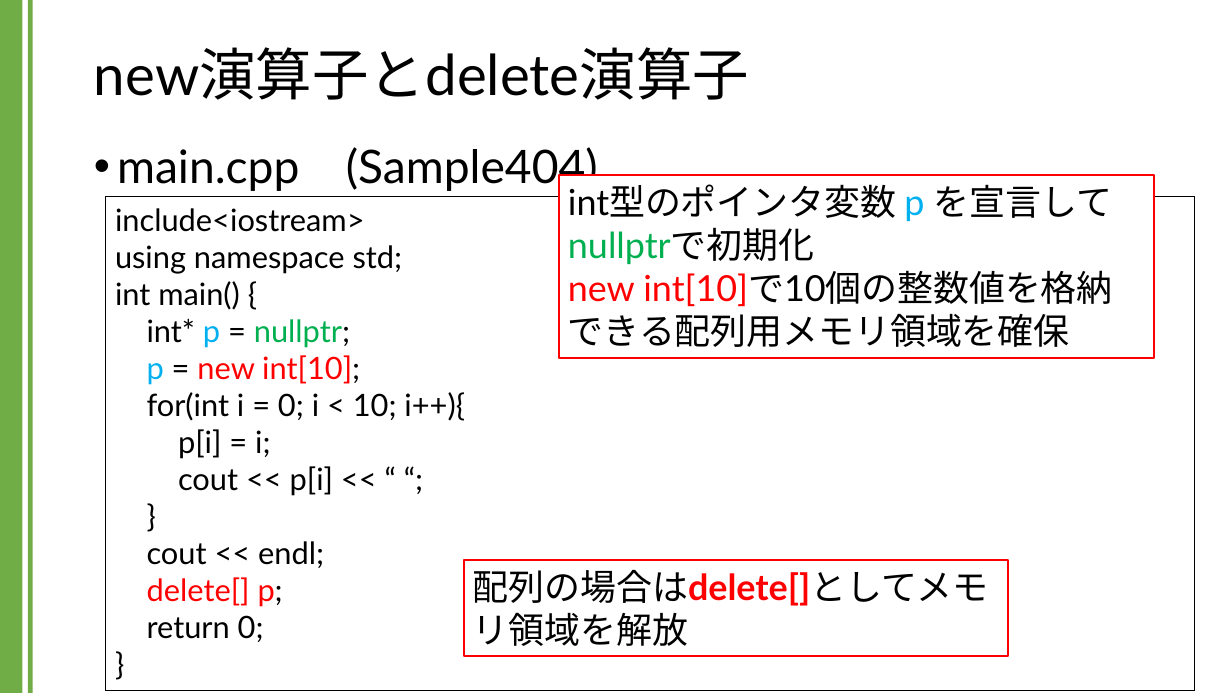
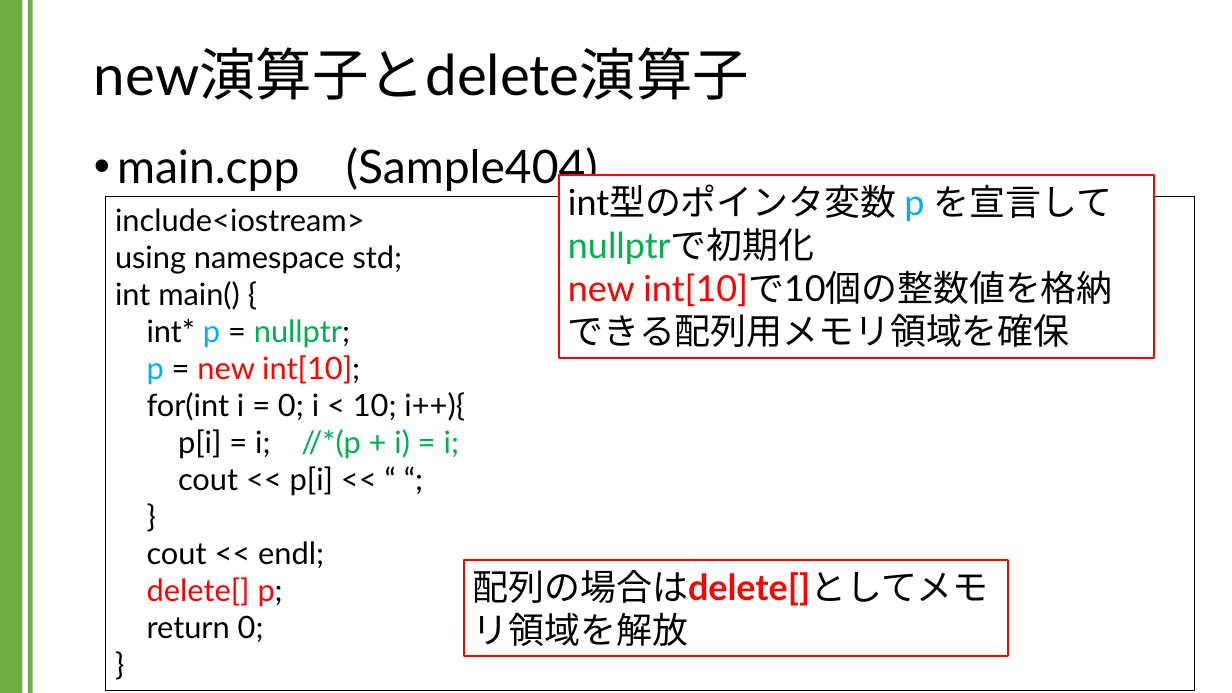
Before and after one commit to kic-murata/cpp2024, a slide deck: slide 22 of 授業資料/講義資料：new演算子とdelete演算子.pptx. Drawn at 1232x693 pixels with LibreOffice and Linux fonts; fonts in the diff are those of the drawing. Boxes give left, top, right and bottom in pixels: in the first picture for what was removed or moved away, otherwise in the second. Text is boxed around its words. In the diff, an @@ line names an element or a change of style, - is before the commit and + after.

```diff
--- a/授業資料/講義資料：new演算子とdelete演算子.pptx
+++ b/授業資料/講義資料：new演算子とdelete演算子.pptx
@@ text in rectangle at [178, 429, 459, 459]: text changed; text colour #000000 to #00B050 @@
-p[i] = i;
+p[i] = i; //*(p + i) = i;
```
Also in this commit, not shown: 12 other files.
